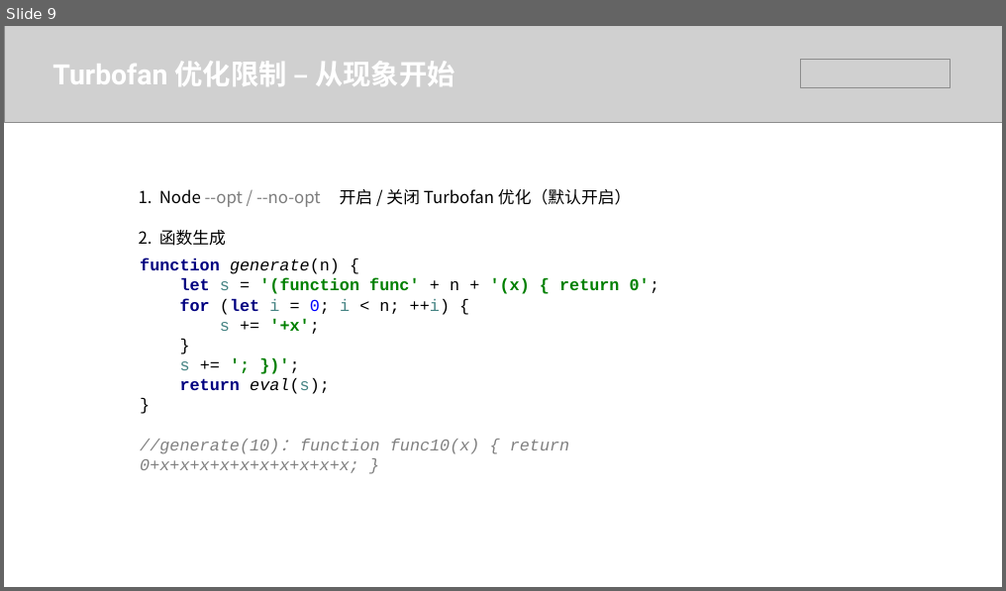
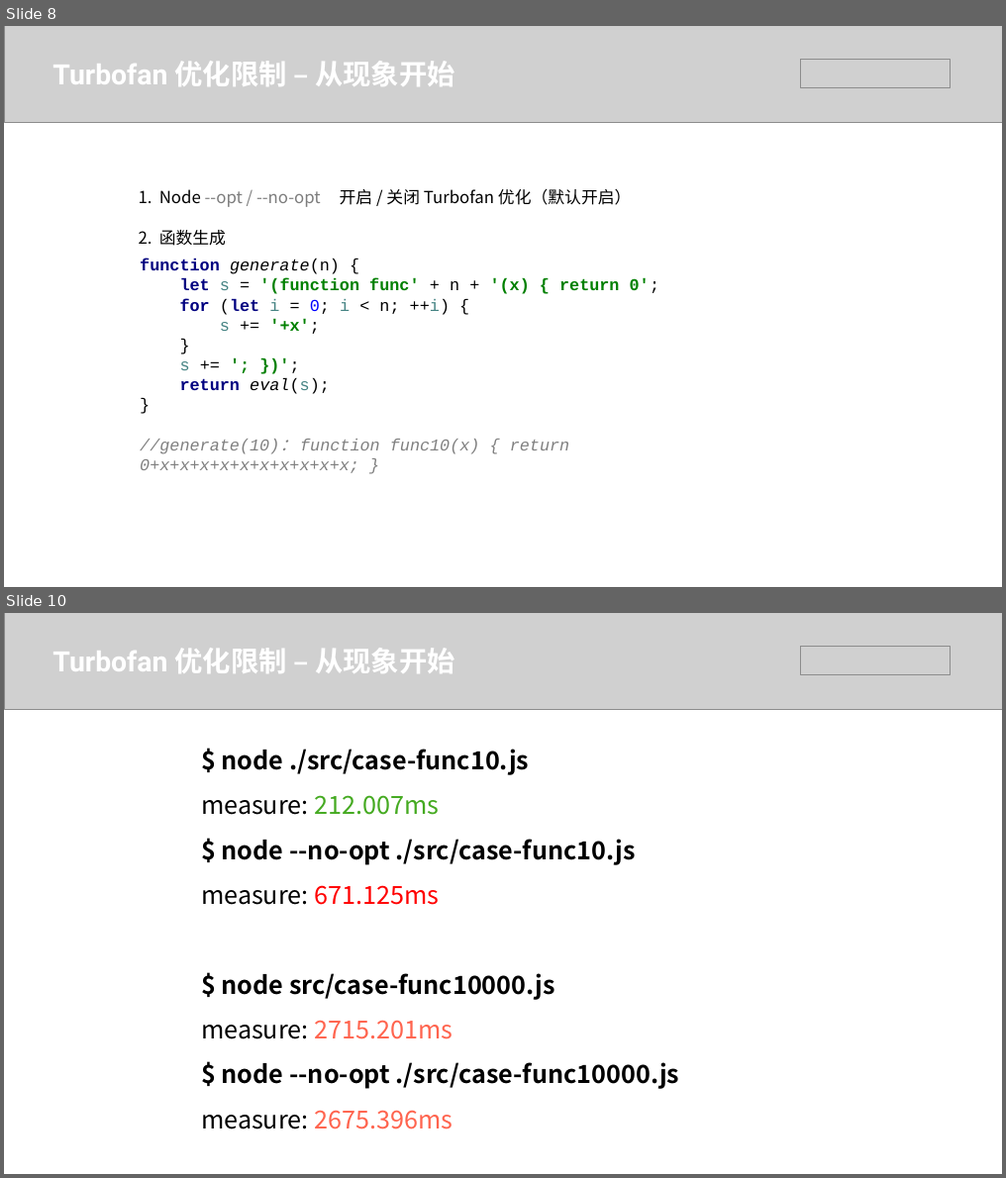
Before and after one commit to hjl19911127/js-performance, a slide deck: 浅析V8聊聊JS性能.pptx. Shown one above the other, each under a label of ours: slide 9 before the commit, slides 8 and 10 after it; the slides between them are not shown. The pictures are 1006x591 and 1006x1178 pixels, drawn with LibreOffice and Linux fonts; fonts in the diff are those of the drawing; grey boxes stand for pictures. Boxes give left, top, right and bottom in pixels: in the first picture for what was removed or moved away, otherwise in the second. Text is boxed around its words. In the diff, an @@ line names an element or a change of style, - is before the commit and + after.

```diff
--- a/浅析V8聊聊JS性能.pptx
+++ b/浅析V8聊聊JS性能.pptx
@@ slide 10 added at [4,613,1002,1174], background #FFFFFF @@
@@ picture added at [4,613,1002,709] @@
@@ text added at [53,648,455,673], 54 pt, text #FFFFFF, bold @@
+Turbofan 优化限制 – 从现象开始
@@ picture added at [800,647,949,674] @@
@@ text added at [201,749,680,1130], 48 pt, text #000000, bold @@
+$ node ./src/case-func10.js
+measure: 212.007ms
+$ node --no-opt ./src/case-func10.js
+measure: 671.125ms
+$ node src/case-func10000.js
+measure: 2715.201ms
+$ node --no-opt ./src/case-func10000.js
+measure: 2675.396ms
@@ what was slide 9 is now slide 8 @@
```
Also in this commit, not shown: 5 slides changed, 3 other slides added, 3 slides removed, 10 other files.
